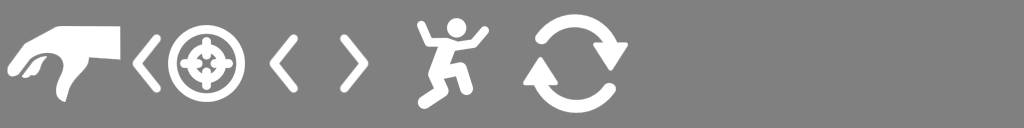
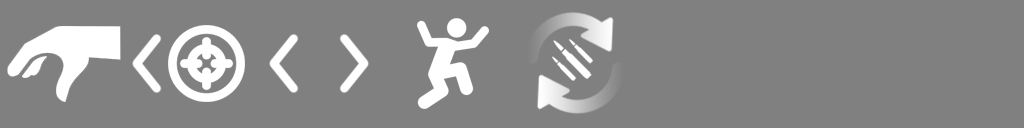
Revision of a layered 1024 x 128 image; what changed, layer by layer:
added group "Группа 5" with 3 layers above "Слой 6" over [524, 12, 627, 114]
added layer "Слой 8" in group "Группа 5" over [552, 39, 593, 81]
added layer "Слой 9" in group "Группа 5" over [529, 12, 614, 66]
moved "Слой 7" into group "Группа 5", painted on it over [523, 14, 628, 114]
